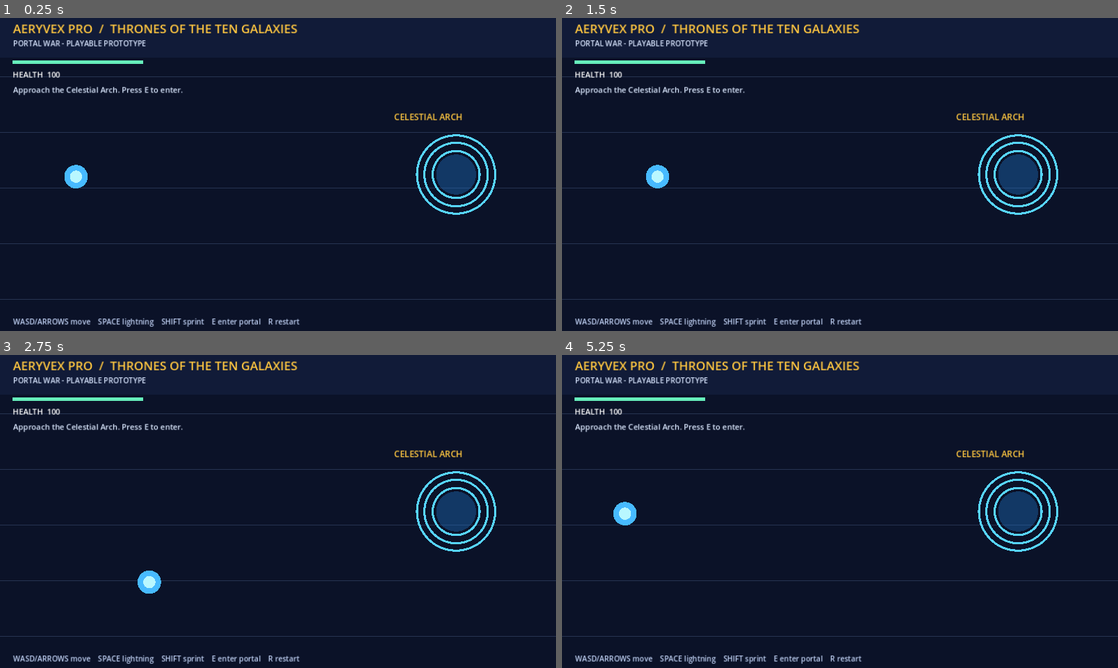
Above: before the commit, frames 1-4 (two rows, left to right).
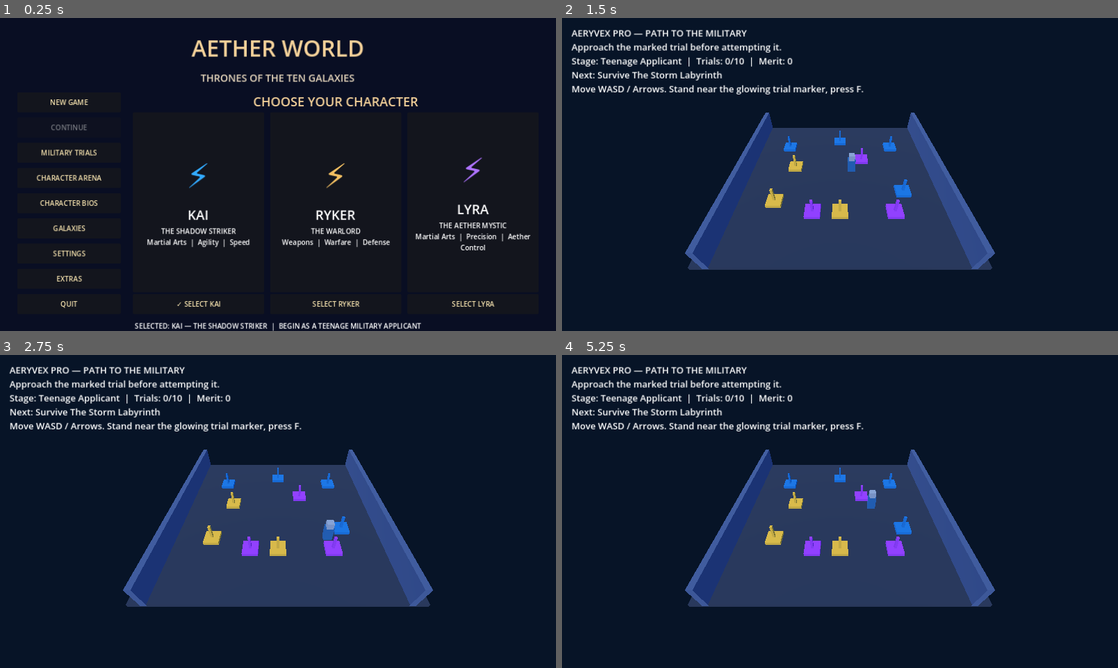
Above: after the commit, the same moments.

Repository: bashamcaleb530-hub/Aeryvex-Pro
Game: Godot game, scene res://AetherWorldMenu.tscn
Two runs of this game, one before a commit and one after it. Both use one fixed random seed, a clock stepped at 60 frames per second and the inputs below. Before the commit the project starts from res://Main.tscn.
Inputs (mouse positions are in pixels of both pictures, inside the frame that each line leads up to):
- Up to frame 1 (0.25 s): no input
- Up to frame 2 (1.5 s): click (628, 102) at 0.5 s, where only the run after the commit has a clickable "NEW GAME"; tap Enter at 1.25 s; hold Right from 1.28 s (still down); tap F at 1.35 s
- Up to frame 3 (2.75 s): tap Space at 1.52, 2.27 s; release Right at 2.03 s; hold S from 2.03 s (still down); tap E at 2.1 s
- Up to frame 4 (5.25 s): release S at 2.78 s; hold Right 2.78-3.53 s; hold Shift 2.78-3.53 s; hold W 3.53-4.28 s; tap T at 3.6 s; tap Space at 3.77, 4.52 s; hold Left from 4.28 s (still down); tap C at 4.35 s; tap R at 5.1 s

The runs differ from the first frame. In frame 1, 11% of the frame differs, in the area x 0-100%, y 2-100%; in frame 2, 27%; in frame 3, 27%; in frame 4, 27%, in the area x 0-100%, y 2-99%.

Commit message:
Launch Aether World main menu by default; retain legacy Portal War scene

Diff:
--- a/original_game/project.godot
+++ b/original_game/project.godot
@@ -1,8 +1,8 @@
 config_version=5
 
 [application]
-config/name="Aeryvex Pro — Portal War Prototype"
-run/main_scene="res://Main.tscn"
+config/name="Aether World: Thrones of the Ten Galaxies"
+run/main_scene="res://AetherWorldMenu.tscn"
 config/features=PackedStringArray("4.0", "GL Compatibility")
 
 [display]
